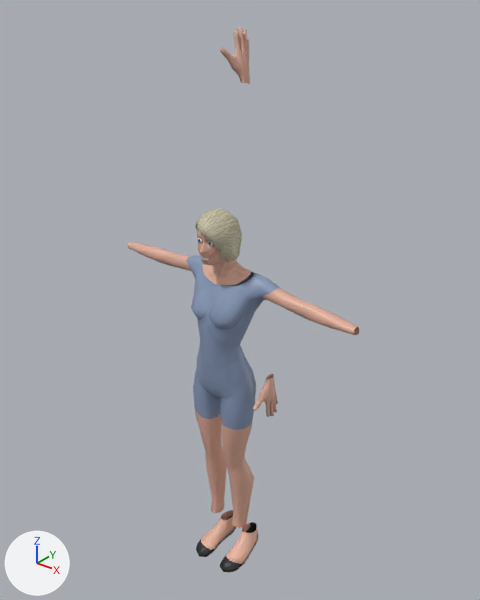
The COLLADA model modules/world/avatarbase/art/assets/models/collada/Avatars/Female/Female_Anim_Idle.dae as it was, and as the next commit left it.
Camera for both pictures: a camera (50 mm lens) standing at (0.0168, -0.0196, 0.0266) and looking at (-0.0002, 0.0017, 0.0134). The axes (+X, +Y, +Z) are drawn at lower left. The lights are the same throughout. Where no turn or scale is listed for an object, it has been applied to the vertices.

Objects in the first picture: 'Hands', 'HeadGeo', 'LegsNude', 'M_pt_left', 'Shoes', 'TorsoNude'.
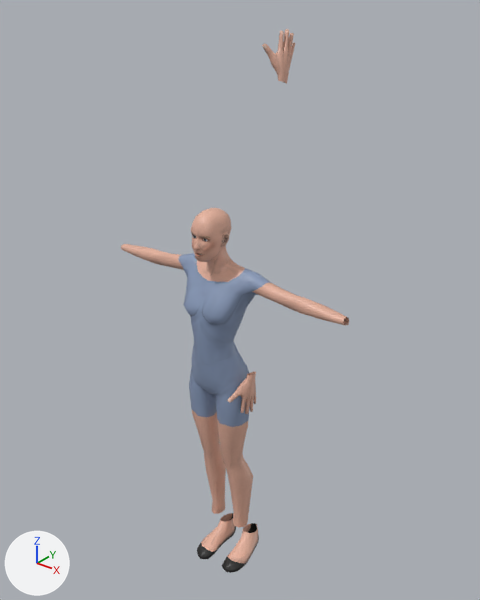
Pixel boxes (x1, y1, x2, y2) of what changed, in the pictures (480 x 600 px):
'TorsoNude', moved, turned
    before: (127, 242, 359, 367)
    after: (121, 244, 349, 364)
'LegsNude', moved, turned
    before: (193, 347, 256, 528)
    after: (189, 346, 253, 527)
'Hands', moved, turned
    before: (220, 28, 278, 417)
    after: (227, 29, 295, 414)
'HeadGeo', moved, turned
    before: (197, 230, 252, 285)
    after: (191, 208, 245, 282)
'Shoes', moved, turned
    before: (196, 510, 258, 572)
    after: (197, 513, 259, 573)
'M_pt_left', deleted
    before: (195, 208, 242, 262)

What the commit changed:
Object 'M_pt_left' (ob_m_pt_left) is deleted.
Object 'LegsNude' (ob_legsnude) moves from (-0.00041, 0.0, -0.00001) to (-0.00031, 0.0, 0.0).
Object 'LegsNude' (ob_legsnude) turns from (0, 2.3, 0) to (0, 0.1, 0) degrees about x, y and z.
Object 'TorsoNude' (ob_torsonude) moves from (-0.00041, 0.0, -0.00001) to (-0.00031, 0.0, 0.0).
Object 'TorsoNude' (ob_torsonude) turns from (0, 2.3, 0) to (0, 0.1, 0) degrees about x, y and z.
Object 'HeadGeo' (ob_headgeo) moves from (0.00001, 0.00014, -0.00002) to (-0.00031, 0.0, 0.0).
Object 'HeadGeo' (ob_headgeo) turns from (0.7, 0.3, 0) to (0, 0.1, 0) degrees about x, y and z.
Object 'Hands' (ob_hands) moves from (-0.01332, 0.00009, 0.01464) to (-0.01336, 0.00426, 0.01539).
Object 'Hands' (ob_hands) turns from (-18, 81, -17) to (-63, 77, -76) degrees about x, y and z.
Object 'Shoes' (ob_shoes) moves from (0.00033, 0.00007, -0.00008) to (0.00048, -0.00005, -0.00004).
Object 'Shoes' (ob_shoes) turns from (3.9, -1.8, -0.3) to (-1, -4.4, 3.2) degrees about x, y and z.
